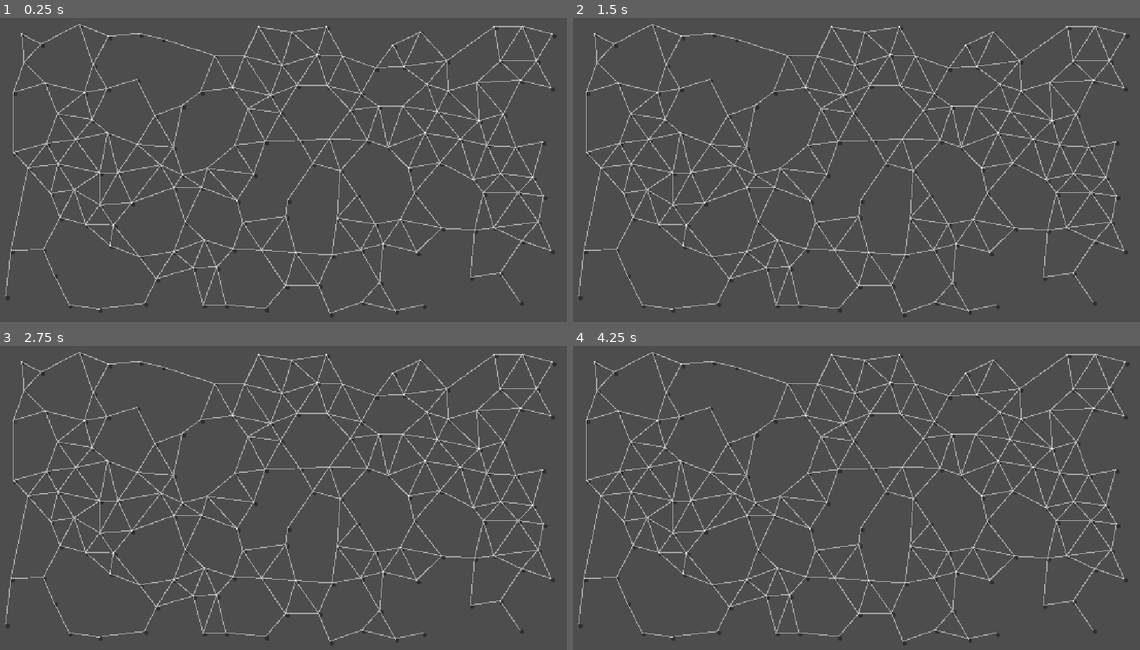
Above: before the commit, frames 1-4 (two rows, left to right).
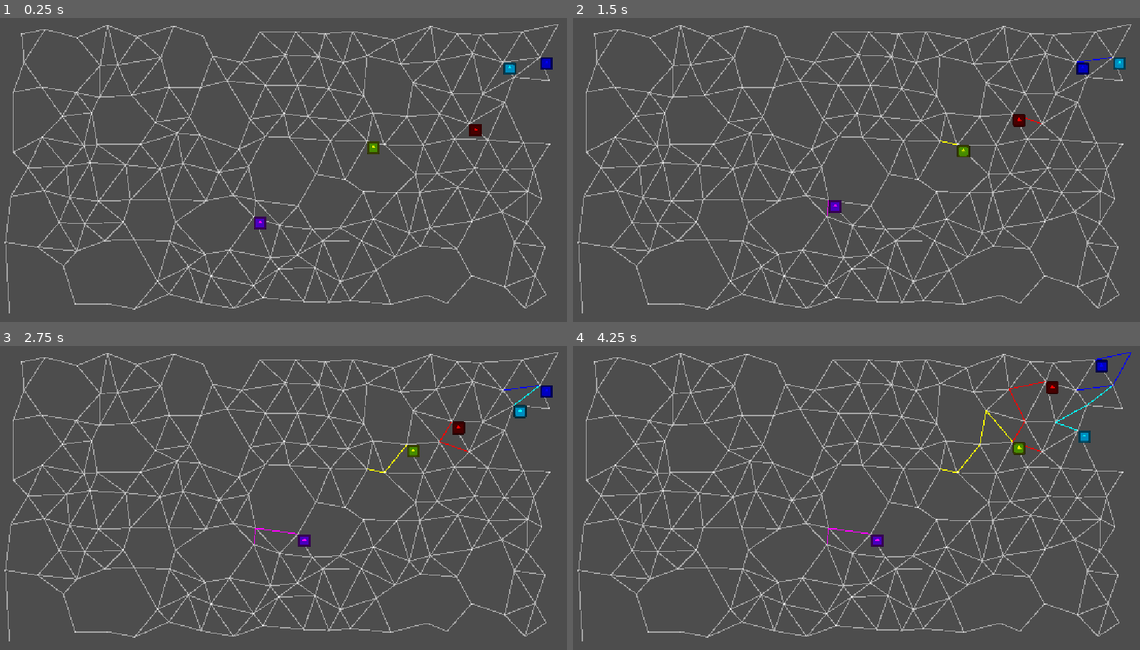
Above: after the commit, the same moments.

Repository: CrankyCranton/gwj-90
Game: Godot game, scene res://map/map.tscn
Two runs of this game, one before a commit and one after it. Both use one fixed random seed, a clock stepped at 60 frames per second and the inputs below. Before the commit the project has no main scene; this scene is started directly in both runs. The engine's default icon, where the game draws it, is replaced by a stand-in: a white triangle on a blue panel in a dark square.
Inputs (mouse positions are in pixels of both pictures, inside the frame that each line leads up to):
- Up to frame 1 (0.25 s): no input
- Up to frame 2 (1.5 s): click (595, 36) at 0.5 s; click (601, 63) at 1.27 s
- Up to frame 3 (2.75 s): click (17, 422) at 2.02 s
- Up to frame 4 (4.25 s): click (590, 482) at 2.77 s; click (601, 498) at 3.52 s

The runs differ from the first frame. In frame 1, 13% of the frame differs, in the area x 0-99%, y 2-99%; in frame 2, 13%; in frame 3, 13%; in frame 4, 13%.

Commit message:
Random walk characters test

Diff:
--- /dev/null
+++ b/character/character.gd
@@ -0,0 +1,28 @@
+class_name Character extends TextureButton
+
+
+@export var path_color := Color()
+@export_group("Tween", "tween")
+@export var tween_time := 0.2
+@export var tween_transition := Tween.TRANS_SINE
+@export var tween_ease := Tween.EASE_IN_OUT
+
+var tween: Tween
+
+@onready var location: Location:
+	set(value):
+		if location:
+			location.get_connection_to_location(value).character = self
+			location.character = null
+		location = value
+		location.character = self
+
+		if tween:
+			tween.kill()
+		tween = create_tween()
+		tween.set_ease(tween_ease).set_trans(tween_transition).tween_property(
+				self, ^"position", location.position, tween_time)
+
+
+func _on_timer_timeout() -> void:
+	location = location.connected_locations.pick_random()
--- /dev/null
+++ b/character/character.tscn
@@ -0,0 +1,16 @@
+[gd_scene format=3 uid="uid://c2p02ilt5sek2"]
+
+[ext_resource type="Texture2D" uid="uid://ciya0umqt4ugh" path="res://icon.svg" id="1_yf0e5"]
+[ext_resource type="Script" uid="uid://cnh4gtf2te6l4" path="res://character/character.gd" id="2_1l1n4"]
+
+[node name="Character" type="TextureButton" unique_id=618010067]
+offset_right = 40.0
+offset_bottom = 40.0
+scale = Vector2(0.2, 0.2)
+texture_normal = ExtResource("1_yf0e5")
+script = ExtResource("2_1l1n4")
+
+[node name="Timer" type="Timer" parent="." unique_id=196002691]
+autostart = true
+
+[connection signal="timeout" from="Timer" to="." method="_on_timer_timeout"]
--- /dev/null
+++ b/character/character_1.tscn
@@ -0,0 +1,7 @@
+[gd_scene format=3 uid="uid://36mf1n7to20n"]
+
+[ext_resource type="PackedScene" uid="uid://c2p02ilt5sek2" path="res://character/character.tscn" id="1_my35j"]
+
+[node name="Character1" unique_id=618010067 instance=ExtResource("1_my35j")]
+self_modulate = Color(0, 1, 1, 1)
+path_color = Color(0, 1, 1, 1)
--- /dev/null
+++ b/character/character_2.tscn
@@ -0,0 +1,7 @@
+[gd_scene format=3 uid="uid://dgi3ne3hsyu1h"]
+
+[ext_resource type="PackedScene" uid="uid://c2p02ilt5sek2" path="res://character/character.tscn" id="1_fkh3q"]
+
+[node name="Character2" unique_id=618010067 instance=ExtResource("1_fkh3q")]
+self_modulate = Color(1, 0, 1, 1)
+path_color = Color(1, 0, 1, 1)
--- /dev/null
+++ b/character/character_3.tscn
@@ -0,0 +1,7 @@
+[gd_scene format=3 uid="uid://2cw54hrfip75"]
+
+[ext_resource type="PackedScene" uid="uid://c2p02ilt5sek2" path="res://character/character.tscn" id="1_rpeqp"]
+
+[node name="Character3" unique_id=618010067 instance=ExtResource("1_rpeqp")]
+self_modulate = Color(1, 1, 0, 1)
+path_color = Color(1, 1, 0, 1)
--- /dev/null
+++ b/character/character_4.tscn
@@ -0,0 +1,7 @@
+[gd_scene format=3 uid="uid://crtks2lenqgk5"]
+
+[ext_resource type="PackedScene" uid="uid://c2p02ilt5sek2" path="res://character/character.tscn" id="1_bb7l5"]
+
+[node name="Character4" unique_id=618010067 instance=ExtResource("1_bb7l5")]
+modulate = Color(1, 0, 0, 1)
+path_color = Color(1, 0, 0, 1)
--- /dev/null
+++ b/character/character_5.tscn
@@ -0,0 +1,7 @@
+[gd_scene format=3 uid="uid://21njw0pq8biw"]
+
+[ext_resource type="PackedScene" uid="uid://c2p02ilt5sek2" path="res://character/character.tscn" id="1_qajw2"]
+
+[node name="Character5" unique_id=618010067 instance=ExtResource("1_qajw2")]
+self_modulate = Color(0, 0, 1, 1)
+path_color = Color(0, 0, 1, 1)
--- a/map/connection/connection.gd
+++ b/map/connection/connection.gd
@@ -4,6 +4,12 @@
 var a: Location
 var b: Location
 
+@onready var original_color := default_color
+@onready var character: Character = null:
+	set(value):
+		character = value
+		default_color = character.path_color if character else original_color
+
 
 func update() -> void:
 	set_point_position(0, a.position)
--- a/map/location/location.gd
+++ b/map/location/location.gd
@@ -1 +1,17 @@
-class_name Location extends Button
+class_name Location extends TextureButton
+
+
+var character: Character = null
+var connections: Array[Connection]
+var connected_locations: Array[Location]
+
+
+func is_connected_to_location(location: Location) -> bool:
+	return location in connected_locations
+
+
+func get_connection_to_location(location: Location) -> Connection:
+	for connection: Connection in connections:
+		if location in [connection.a, connection.b]:
+			return connection
+	return null
--- a/map/location/location.tscn
+++ b/map/location/location.tscn
@@ -2,7 +2,7 @@
 
 [ext_resource type="Script" uid="uid://kttdtllwq2rh" path="res://map/location/location.gd" id="1_ds6n1"]
 
-[node name="Location" type="Button" unique_id=1357230609 groups=["locations"]]
+[node name="Location" type="TextureButton" unique_id=524639371 groups=["locations"]]
 offset_right = 8.0
 offset_bottom = 8.0
 script = ExtResource("1_ds6n1")
--- a/map/map.gd
+++ b/map/map.gd
@@ -1,9 +1,11 @@
+# Not going big on the node hierarchy, accessing things by groups.
 class_name Map extends TileMapLayer
 
 
 @export var connect_distance := 64.0
 @export var decimation := 0.25
 @export var random_offset := 24.0
+@export var characters: Array[PackedScene]
 
 
 func _ready() -> void:
@@ -13,6 +15,7 @@
 	await get_tree().create_timer(0.0).timeout
 	generate_connections()
 	offset()
+	spawn_characters()
 
 
 func decimate() -> void:
@@ -52,9 +55,23 @@
 	connection.b = b
 	add_child(connection)
 
+	a.connected_locations.append(b)
+	b.connected_locations.append(a)
+	a.connections.append(connection)
+	b.connections.append(connection)
+
 
 func offset() -> void:
 	for location: Location in get_tree().get_nodes_in_group(&"locations"):
 		location.position += Utils.rand_vec2_radial(random_offset)
 	for connection: Connection in get_tree().get_nodes_in_group(&"connections"):
 		connection.update()
+
+
+func spawn_characters() -> void:
+	var locations := get_tree().get_nodes_in_group(&"locations")
+	locations.shuffle()
+	for CHARACTER: PackedScene in characters:
+		var character := CHARACTER.instantiate()
+		add_child(character)
+		character.location = locations.pop_back()
--- a/map/map.tscn
+++ b/map/map.tscn
@@ -2,6 +2,11 @@
 
 [ext_resource type="PackedScene" uid="uid://181qapuerrpv" path="res://map/location/location.tscn" id="1_a0dt8"]
 [ext_resource type="Script" uid="uid://c8rxkq4fqdd7w" path="res://map/map.gd" id="1_hgrid"]
+[ext_resource type="PackedScene" uid="uid://36mf1n7to20n" path="res://character/character_1.tscn" id="3_5jdw0"]
+[ext_resource type="PackedScene" uid="uid://dgi3ne3hsyu1h" path="res://character/character_2.tscn" id="4_kxmgb"]
+[ext_resource type="PackedScene" uid="uid://2cw54hrfip75" path="res://character/character_3.tscn" id="5_e8e5r"]
+[ext_resource type="PackedScene" uid="uid://crtks2lenqgk5" path="res://character/character_4.tscn" id="6_112ik"]
+[ext_resource type="PackedScene" uid="uid://21njw0pq8biw" path="res://character/character_5.tscn" id="7_i5grx"]
 
 [sub_resource type="TileSetScenesCollectionSource" id="TileSetScenesCollectionSource_4hjbm"]
 scenes/1/scene = ExtResource("1_a0dt8")
@@ -15,3 +20,5 @@
 tile_map_data = PackedByteArray("AAAAAAAAAQAAAAAAAQAAAAEAAQAAAAAAAQAAAAIAAQAAAAAAAQAAAAMAAQAAAAAAAQAAAAQAAQAAAAAAAQAAAA …(3008 unchanged characters)…
 tile_set = SubResource("TileSet_a0dt8")
 script = ExtResource("1_hgrid")
+decimation = 0.15
+characters = Array[PackedScene]([ExtResource("3_5jdw0"), ExtResource("4_kxmgb"), ExtResource("5_e8e5r"), ExtResource("6_112ik"), ExtResource("7_i5grx")])
--- a/project.godot
+++ b/project.godot
@@ -11,6 +11,7 @@
 [application]
 
 config/name="GWJ 90"
+run/main_scene="uid://rqfjuu0k5g1k"
 config/features=PackedStringArray("4.6", "GL Compatibility")
 config/icon="res://icon.svg"
 
@@ -27,3 +28,4 @@
 rendering_device/driver.windows="d3d12"
 renderer/rendering_method="gl_compatibility"
 renderer/rendering_method.mobile="gl_compatibility"
+anti_aliasing/quality/msaa_2d=1
Not shown, added: character/character.gd.uid
